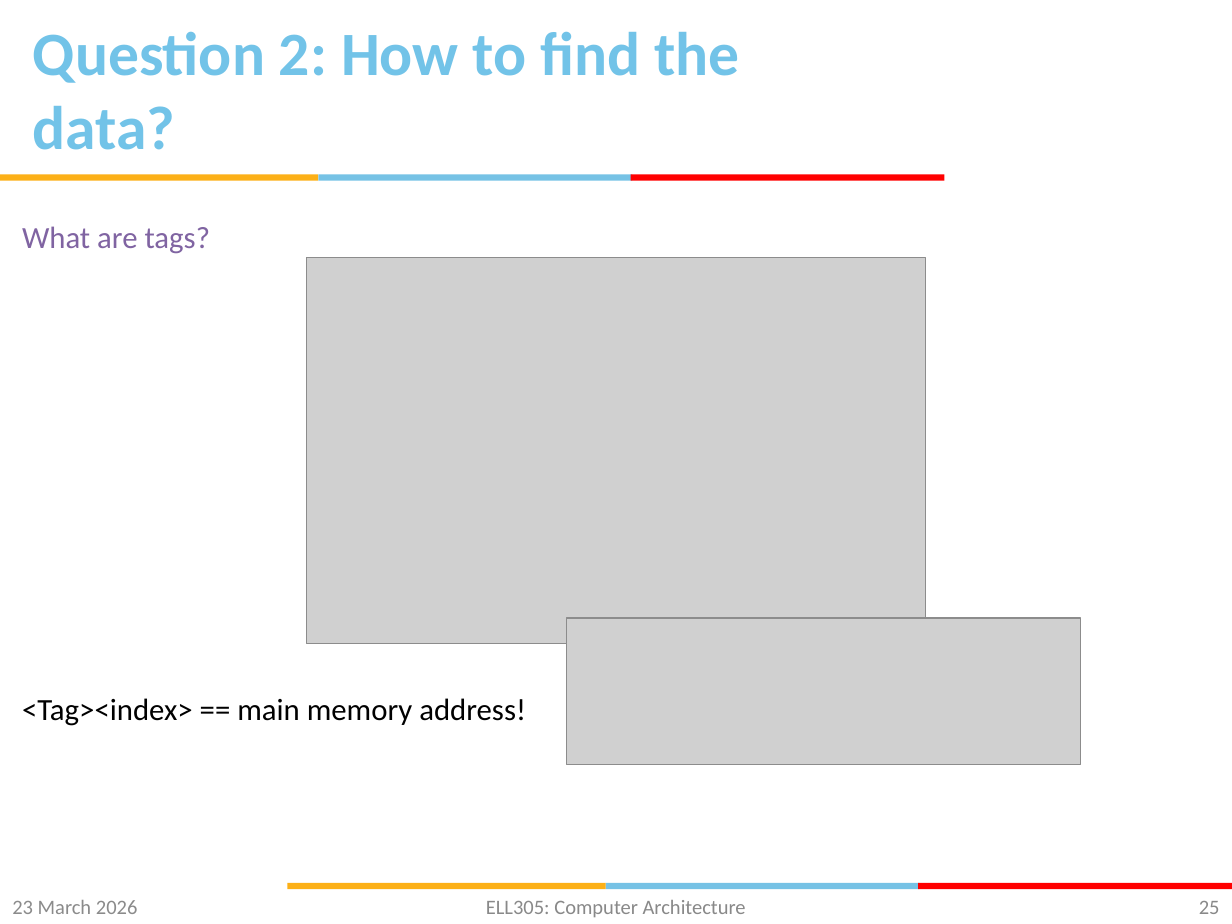
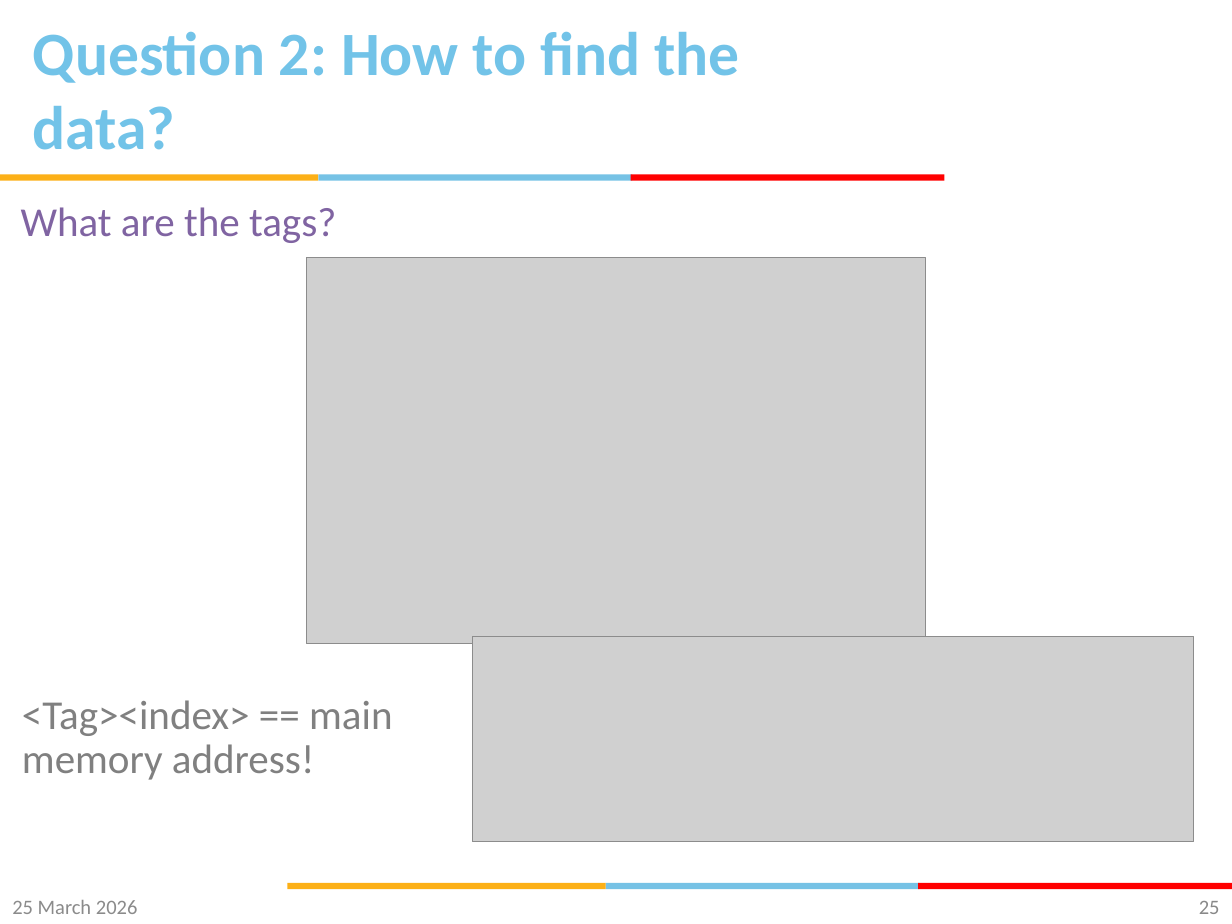
Before and after one commit to gsaurabhr-teaching/csf342-material, a slide deck: slide 25 of Lec-24-29-memory.pptx. Drawn at 1232x924 pixels with LibreOffice and Linux fonts; fonts in the diff are those of the drawing; grey boxes stand for pictures; background and template pictures are left out. Boxes give left, top, right and bottom in pixels: in the first picture for what was removed or moved away, otherwise in the second. Text is boxed around its words. In the diff, an @@ line names an element or a change of style, - is before the commit and + after.

```diff
--- a/Lec-24-29-memory.pptx
+++ b/Lec-24-29-memory.pptx
@@ text at box(21, 207, 336, 243): text changed; size 18 to 24 pt @@
-What are tags?
+What are the tags?
@@ picture: place and size @@
-picture at box(567, 618, 1080, 765)
+picture at box(472, 637, 1194, 843)
@@ text "<Tag><index> == main memory address!" at box(22, 700, 392, 780): size 18 to 24 pt, text colour #000000 to #808080 @@
@@ text at box(12, 900, 138, 914): text changed @@
-23 March 2026
+25 March 2026
@@ text removed at box(486, 900, 746, 917) @@
-ELL305: Computer Architecture
```
Also in this commit, not shown: 70 other slides changed.
